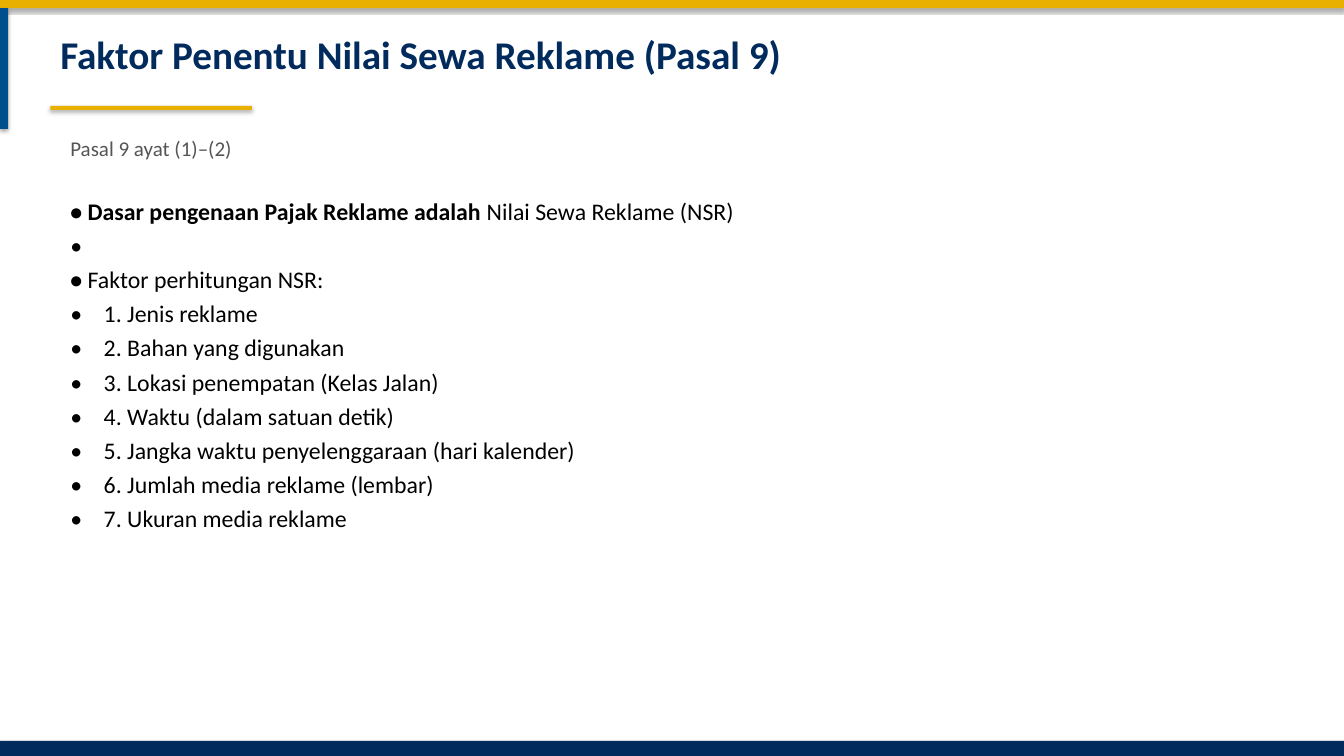
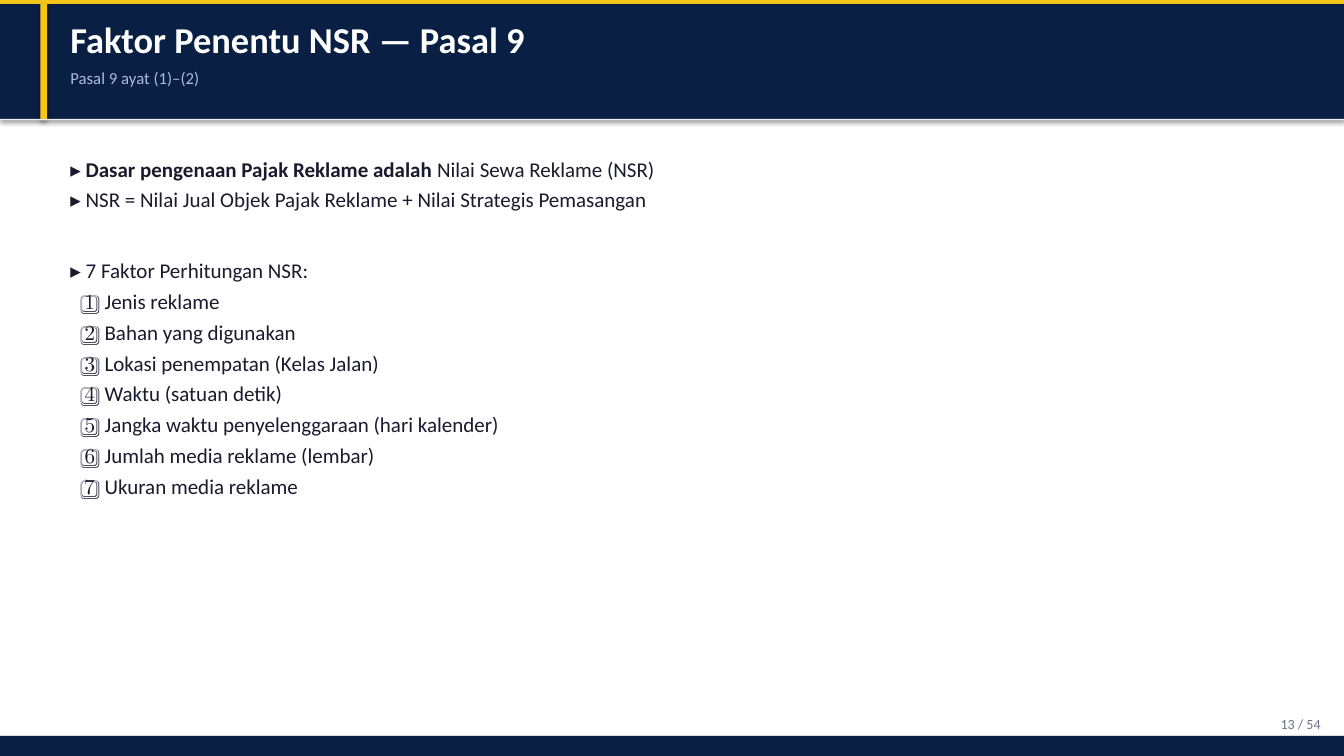
Before and after one commit to rahadiana/coba_ppt, a slide deck: slide 13 of Perwal_Bekasi_51_2024_Pajak_Reklame.pptx (slide 15 before the commit). Drawn at 1344x756 pixels with LibreOffice and Linux fonts; fonts in the diff are those of the drawing. Boxes give left, top, right and bottom in pixels: in the first picture for what was removed or moved away, otherwise in the second. Text is boxed around its words. In the diff, an @@ line names an element or a change of style, - is before the commit and + after.

Commit message:
feat: premium redesign PPT with cards, tables, and modern layout

```diff
--- a/Perwal_Bekasi_51_2024_Pajak_Reklame.pptx
+++ b/Perwal_Bekasi_51_2024_Pajak_Reklame.pptx
@@ rectangle resized from (x1=0, y1=0, x2=1344, y2=8) to (x1=0, y1=0, x2=1344, y2=4) @@
@@ rectangle at (x1=0, y1=0, x2=1344, y2=4): fill #E8B000 to #F5C518 @@
@@ rectangle added at (x1=0, y1=4, x2=1344, y2=120), fill #0A1F44 @@
@@ rectangle resized from (x1=0, y1=8, x2=8, y2=129) to (x1=40, y1=4, x2=47, y2=120) @@
@@ rectangle at (x1=40, y1=4, x2=47, y2=120): fill #004E8C to #F5C518 @@
@@ text at (x1=70, y1=27, x2=524, y2=54): text changed; size 28 to 26 pt; text colour #002B5C to #FFFFFF @@
-Faktor Penentu Nilai Sewa Reklame (Pasal 9)
+Faktor Penentu NSR — Pasal 9
@@ text "Pasal 9 ayat (1)–(2)" moved from (x1=70, y1=141, x2=231, y2=160) to (x1=70, y1=72, x2=200, y2=87) @@
@@ text "Pasal 9 ayat (1)–(2)" at (x1=70, y1=72, x2=200, y2=87): size 15 to 12 pt, text colour #555555 to #AABBDD; less space between paragraphs @@
@@ rectangle added at (x1=0, y1=119, x2=1344, y2=120), fill #E8ECF1 @@
@@ rectangle removed at (x1=50, y1=106, x2=252, y2=110) @@
@@ text at (x1=85, y1=162, x2=654, y2=499): text changed; size 17 to 15 pt; text colour #000000 to #1A1A2E @@
-• Dasar pengenaan Pajak Reklame adalah Nilai Sewa Reklame (NSR)
-•
-• Faktor perhitungan NSR:
-• 1. Jenis reklame
-• 2. Bahan yang digunakan
-• 3. Lokasi penempatan (Kelas Jalan)
-• 4. Waktu (dalam satuan detik)
-• 5. Jangka waktu penyelenggaraan (hari kalender)
-• 6. Jumlah media reklame (lembar)
-• 7. Ukuran media reklame
+▸ Dasar pengenaan Pajak Reklame adalah Nilai Sewa Reklame (NSR)
+▸ NSR = Nilai Jual Objek Pajak Reklame + Nilai Strategis Pemasangan
+▸ 7 Faktor Perhitungan NSR:
+1️⃣ Jenis reklame
+2️⃣ Bahan yang digunakan
+3️⃣ Lokasi penempatan (Kelas Jalan)
+4️⃣ Waktu (satuan detik)
+5️⃣ Jangka waktu penyelenggaraan (hari kalender)
+6️⃣ Jumlah media reklame (lembar)
+7️⃣ Ukuran media reklame
@@ rectangle resized from (x1=0, y1=741, x2=1344, y2=756) to (x1=0, y1=736, x2=1344, y2=756) @@
@@ rectangle at (x1=0, y1=736, x2=1344, y2=756): fill #002B5C to #0A1F44 @@
@@ text added at (x1=1281, y1=720, x2=1320, y2=729), 10 pt, text #6B7288 @@
+13 / 54
```
Also in this commit, not shown: 41 other slides changed, 10 slides added, 12 slides removed, 1 other file.
